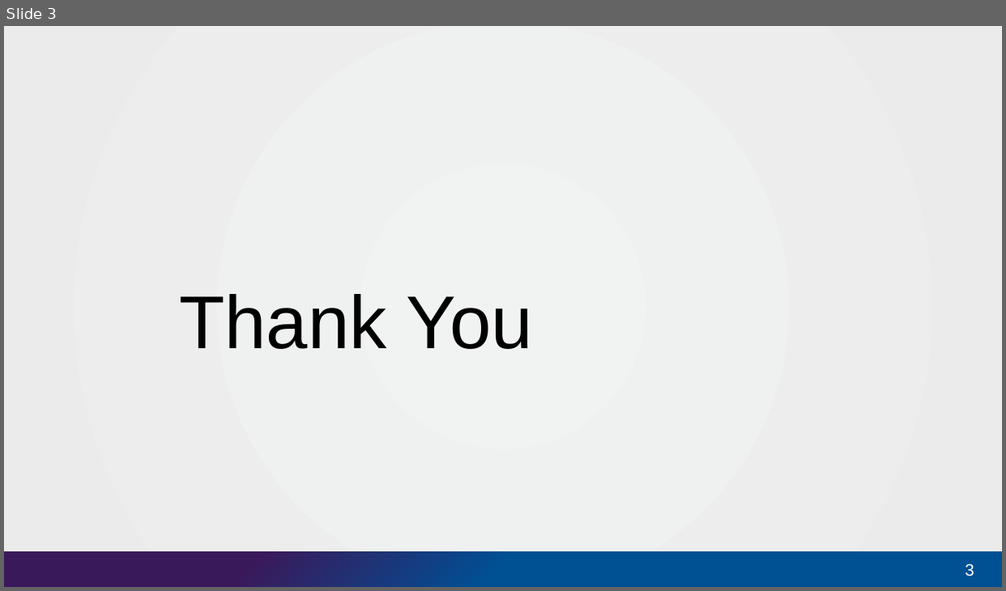
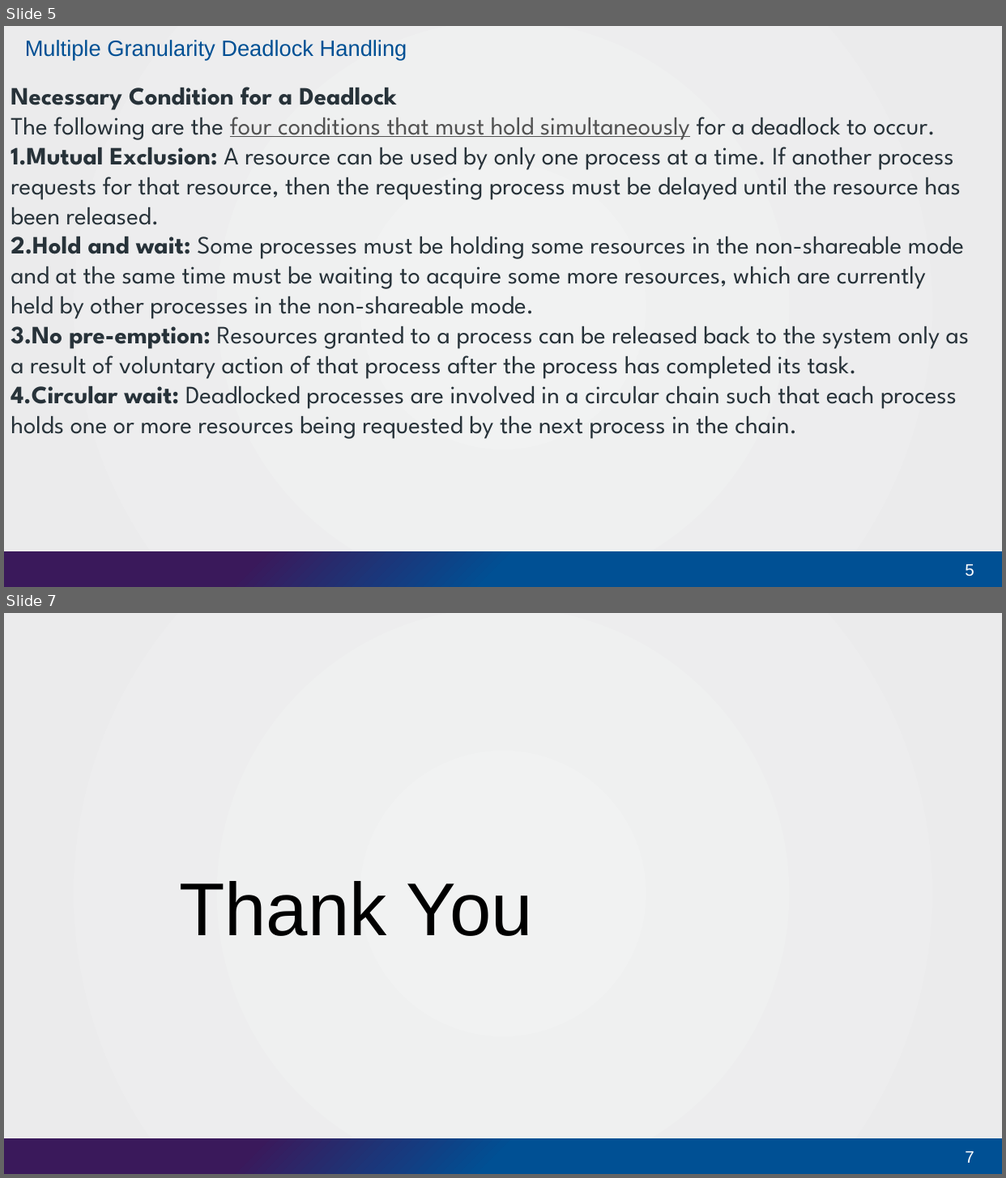
Before and after one commit to mkarun1122/WebSystemsEngineering, a slide deck: Module5 -Introduction to PHP/IARE_WSE05_4Reading data from web form controls like Text Boxes, radio buttons, lists etc.pptx. Shown one above the other, each under a label of ours: slide 3 before the commit, slides 5 and 7 after it; the slides between them are not shown. The pictures are 1006x591 and 1006x1178 pixels, drawn with LibreOffice and Linux fonts; fonts in the diff are those of the drawing; background and template pictures are left out. Boxes give left, top, right and bottom in pixels: in the first picture for what was removed or moved away, otherwise in the second. Text is boxed around its words. In the diff, an @@ line names an element or a change of style, - is before the commit and + after.

```diff
--- a/Module5 -Introduction to PHP/IARE_WSE05_4Reading data from web form controls like Text Boxes, radio buttons, lists etc.pptx
+++ b/Module5 -Introduction to PHP/IARE_WSE05_4Reading data from web form controls like Text Boxes, radio buttons, lists etc.pptx
@@ slide 5 added at (4,26,1002,587), background gradient #F1F2F2 to #EBEBEC; not listed: 1 template element that a slide beside it also shows @@
@@ title added at (25,40,407,60), 16 pt, text #005094 @@
+Multiple Granularity Deadlock Handling
@@ text added at (10,87,970,439), 18 pt, text #273239 @@
+Necessary Condition for a Deadlock
+The following are the four conditions that must hold simultaneously for a deadlock to occur.
+1. Mutual Exclusion: A resource can be used by only one process at a time. If another process requests for that resource, then the requesting process must be delayed until the resource has been released.
+2. Hold and wait: Some processes must be holding some resources in the non-shareable mode and at the same time must be waiting to acquire some more resources, which are currently held by other processes in the non-shareable mode.
+3. No pre-emption: Resources granted to a process can be released back to the system only as a result of voluntary action of that process after the process has completed its task.
+4. Circular wait: Deadlocked processes are involved in a circular chain such that each process holds one or more resources being requested by the next process in the chain.
@@ page number added at (965,565,974,577), 12 pt, text #FFFFFF @@
+5
@@ what was slide 3 is now slide 7 @@
@@ page number at (965,1152,974,1163): text changed @@
-3
+7
```
Also in this commit, not shown: 1 slide changed, 4 other slides added, 1 slide removed, 9 other files.
